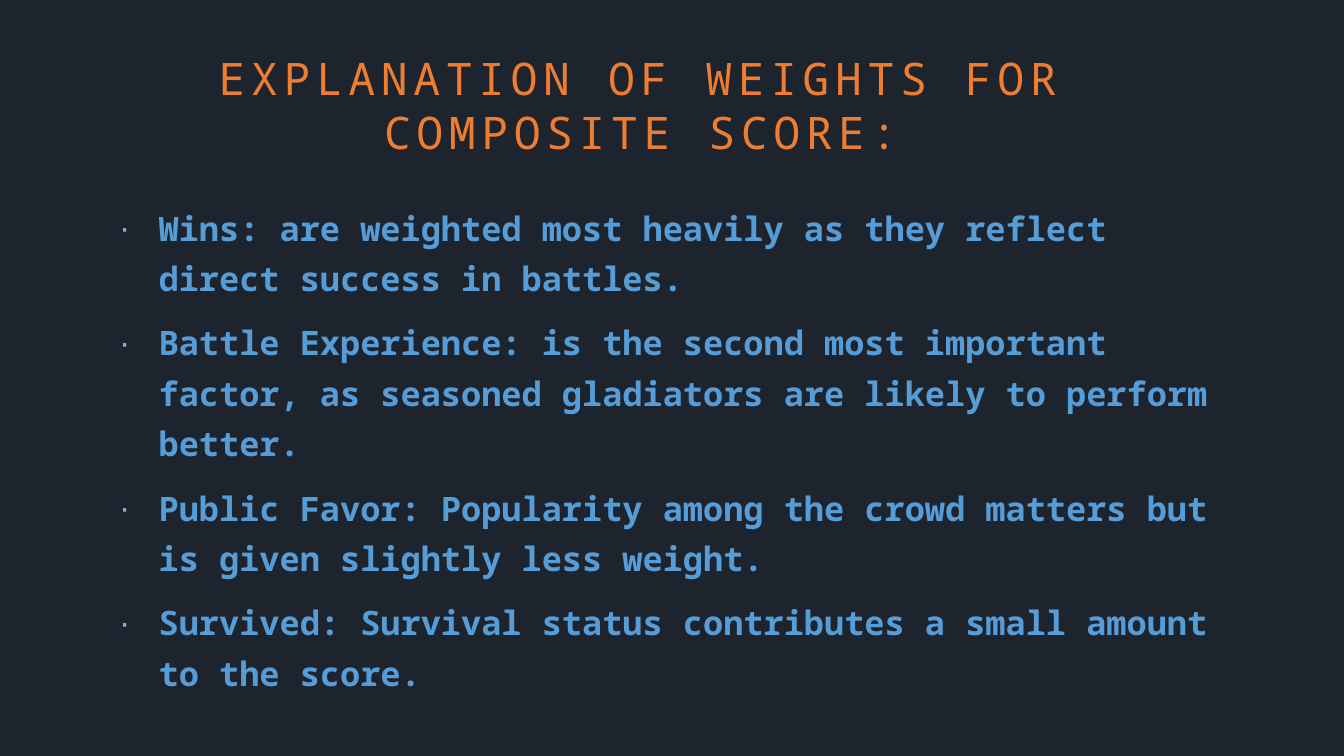
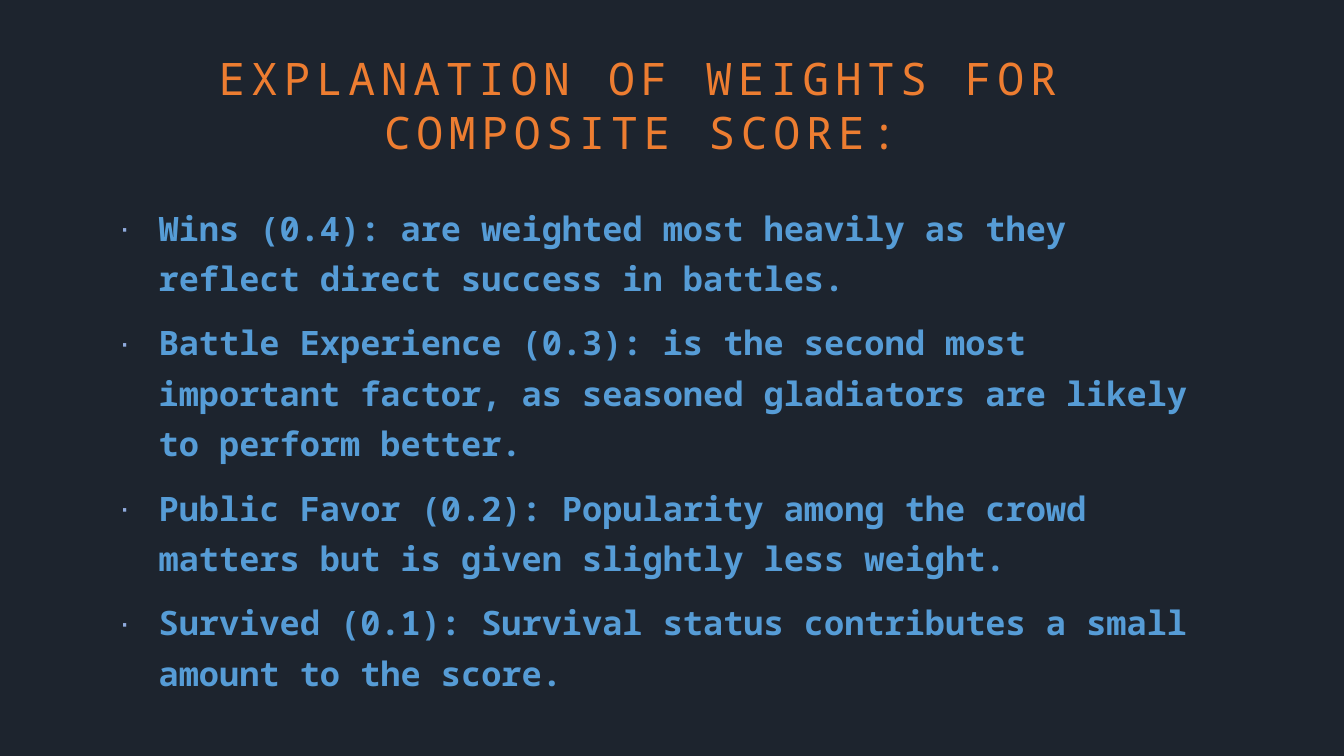
Before and after one commit to Strformor/the_gladiators, a slide deck: slide 9 of Project 1 presentation.pptx (slide 10 before the commit). Drawn at 1344x756 pixels with LibreOffice and Linux fonts; fonts in the diff are those of the drawing. Boxes give left, top, right and bottom in pixels: in the first picture for what was removed or moved away, otherwise in the second. Text is boxed around its words. In the diff, an @@ line names an element or a change of style, - is before the commit and + after.

Commit message:
Add files via upload
Updated presentation

```diff
--- a/Project 1 presentation.pptx
+++ b/Project 1 presentation.pptx
@@ text at (159,215,1187,687): text changed @@
-· Wins: are weighted most heavily as they reflect direct success in battles.
-· Battle Experience: is the second most important factor, as seasoned gladiators are likely to perform better.
-· Public Favor: Popularity among the crowd matters but is given slightly less weight.
-· Survived: Survival status contributes a small amount to the score.
+· Wins (0.4): are weighted most heavily as they reflect direct success in battles.
+· Battle Experience (0.3): is the second most important factor, as seasoned gladiators are likely to perform better.
+· Public Favor (0.2): Popularity among the crowd matters but is given slightly less weight.
+· Survived (0.1): Survival status contributes a small amount to the score.
```
Also in this commit, not shown: 3 other slides changed, 2 slides added, 1 slide removed.
